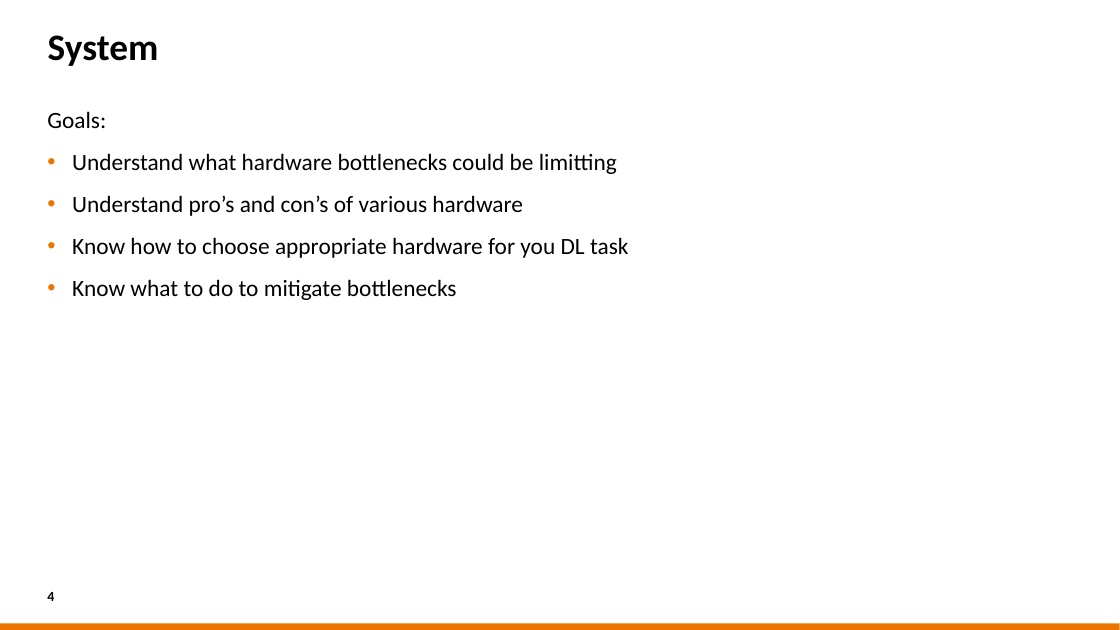
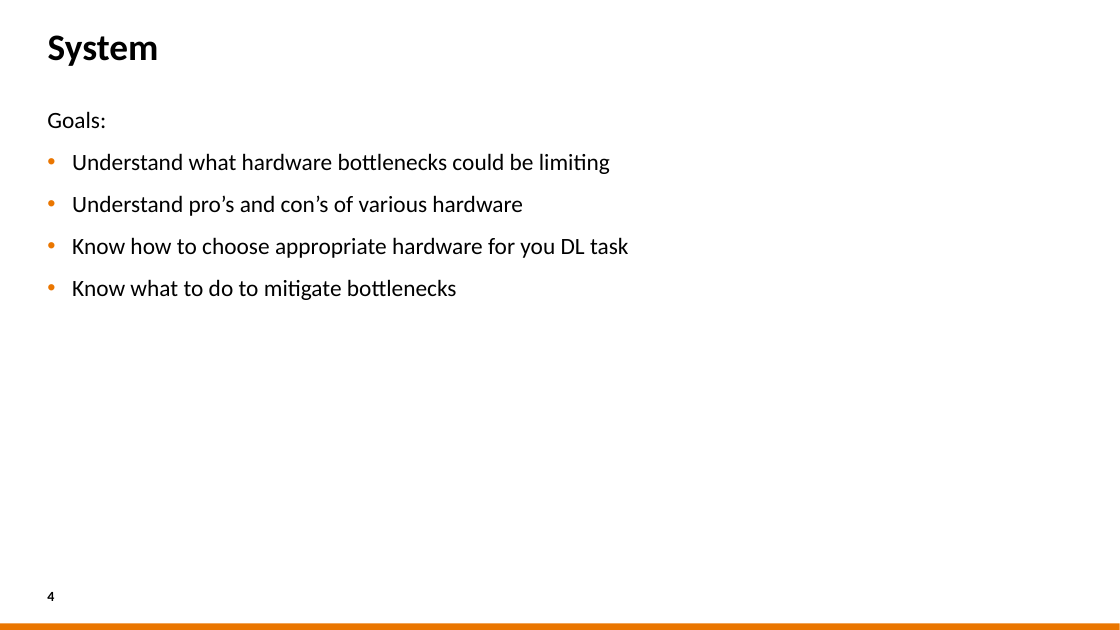
Before and after one commit to sara-nl/HPML-course-materials, a slide deck: slide 4 of Day2/slides/hardware.pptx. Drawn at 1120x630 pixels with LibreOffice and Linux fonts; fonts in the diff are those of the drawing; background and template pictures are left out. Boxes give left, top, right and bottom in pixels: in the first picture for what was removed or moved away, otherwise in the second. Text is boxed around its words. In the diff, an @@ line names an element or a change of style, - is before the commit and + after.

```diff
--- a/Day2/slides/hardware.pptx
+++ b/Day2/slides/hardware.pptx
@@ text at bbox=[72, 153, 610, 174]: text changed @@
-• Understand what hardware bottlenecks could be limitting
+• Understand what hardware bottlenecks could be limiting
```
Also in this commit, not shown: 13 other slides changed, 2 slides added.
